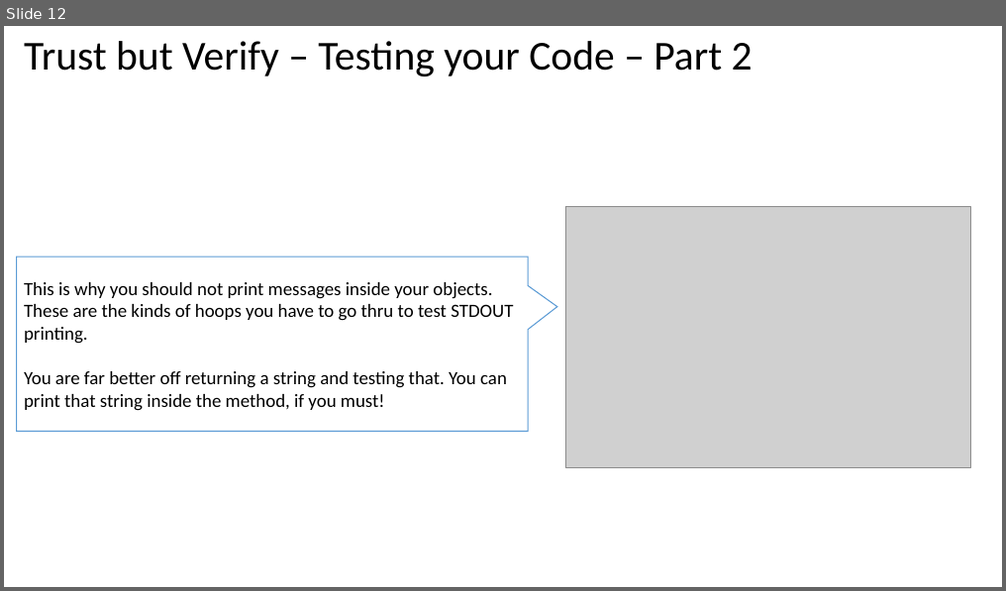
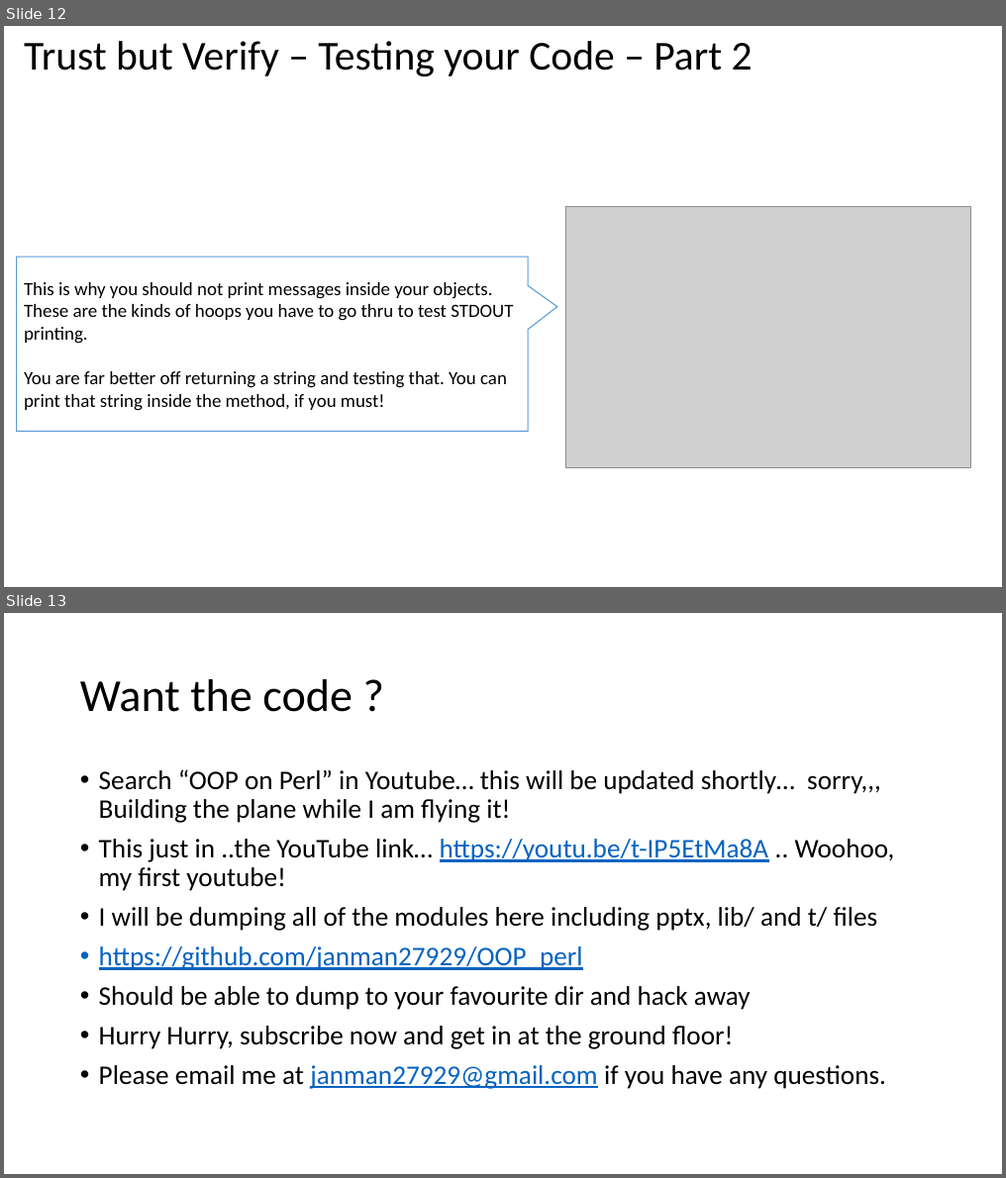
Before and after one commit to janman27929/OOP_perl, a slide deck: Factory/Factory.pptx. Shown one above the other, each under a label of ours: slide 12 before the commit, slides 12 and 13 after it. The pictures are 1006x591 and 1006x1178 pixels, drawn with LibreOffice and Linux fonts; fonts in the diff are those of the drawing; grey boxes stand for pictures. Boxes give left, top, right and bottom in pixels: in the first picture for what was removed or moved away, otherwise in the second. Text is boxed around its words. In the diff, an @@ line names an element or a change of style, - is before the commit and + after.

```diff
--- a/Factory/Factory.pptx
+++ b/Factory/Factory.pptx
@@ slide 13 added at [4,613,1002,1174], background #FFFFFF @@
@@ title added at [80,679,352,712], 44 pt, text #000000 @@
+Want the code ?
@@ text added at [99,769,895,1089], 25.9 pt, text #000000 @@
+• Search “OOP on Perl” in Youtube… this will be updated shortly… sorry,,, Building the plane while I am flying it!
+• This just in ..the YouTube link… https://youtu.be/t-IP5EtMa8A .. Woohoo, my first youtube!
+• I will be dumping all of the modules here including pptx, lib/ and t/ files
+• https://github.com/janman27929/OOP_perl
+• Should be able to dump to your favourite dir and hack away
+• Hurry Hurry, subscribe now and get in at the ground floor!
+• Please email me at janman27929@gmail.com if you have any questions.
```
Also in this commit, not shown: 1 slide removed.
